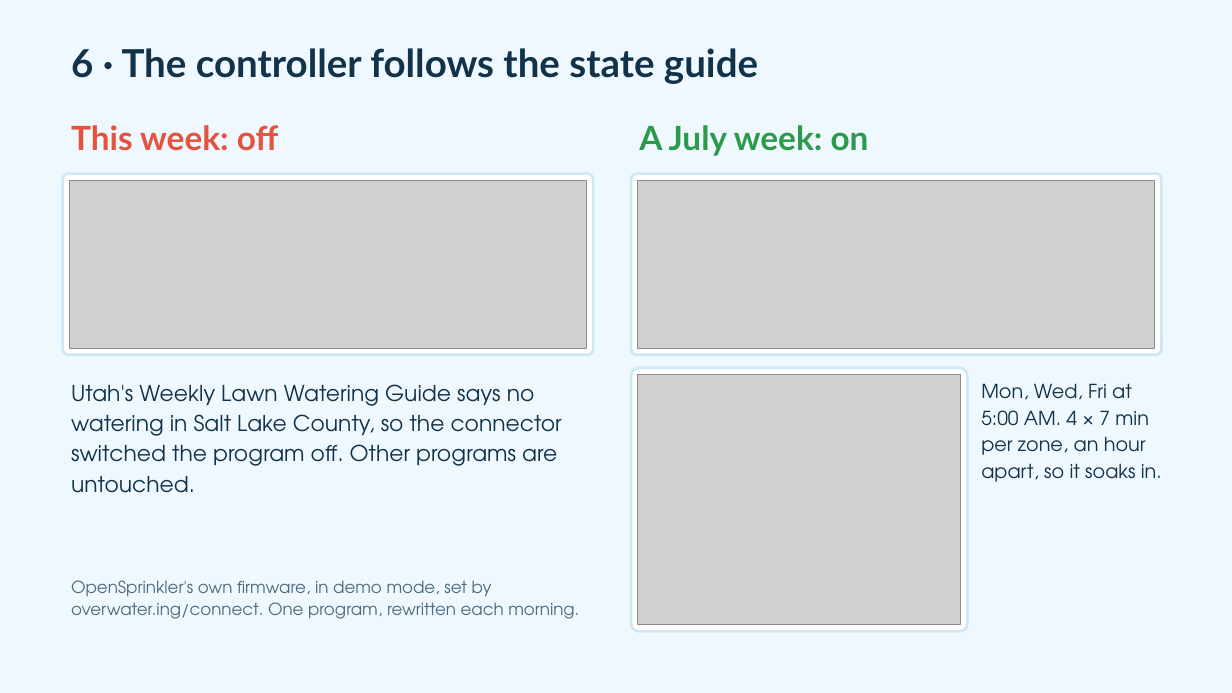
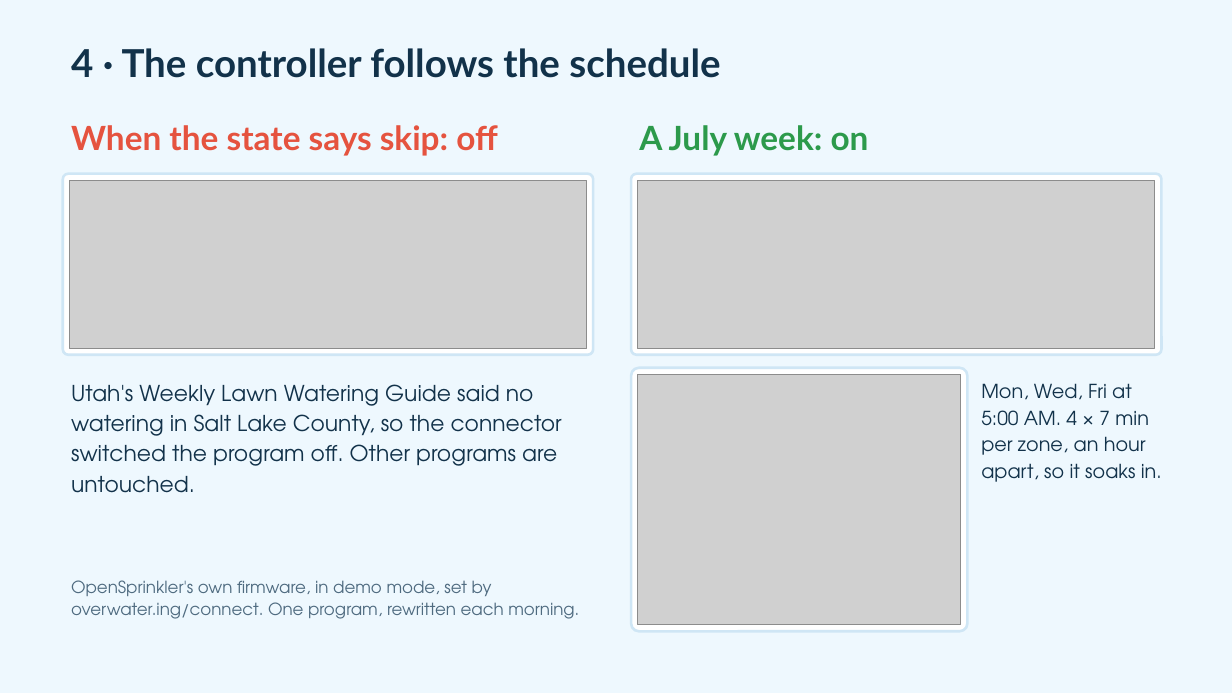
Before and after one commit to adamfortuna/overwatering, a slide deck: slide 20 of docs/pitch/overwatering.pptx. Drawn at 1232x693 pixels with LibreOffice and Linux fonts; fonts in the diff are those of the drawing; grey boxes stand for pictures. Boxes give left, top, right and bottom in pixels: in the first picture for what was removed or moved away, otherwise in the second. Text is boxed around its words. In the diff, an @@ line names an element or a change of style, - is before the commit and + after.

```diff
--- a/docs/pitch/overwatering.pptx
+++ b/docs/pitch/overwatering.pptx
@@ text at (71,48,720,78): text changed @@
-6 · The controller follows the state guide
+4 · The controller follows the schedule
@@ text at (71,125,498,156): text changed @@
-This week: off
+When the state says skip: off
@@ text at (71,384,562,493): text changed @@
-Utah's Weekly Lawn Watering Guide says no watering in Salt Lake County, so the connector switched the program off. Other programs are untouched.
+Utah's Weekly Lawn Watering Guide said no watering in Salt Lake County, so the connector switched the program off. Other programs are untouched.
```
Also in this commit, not shown: 14 other slides changed, 7 slides added, 8 slides removed, 30 other files.
